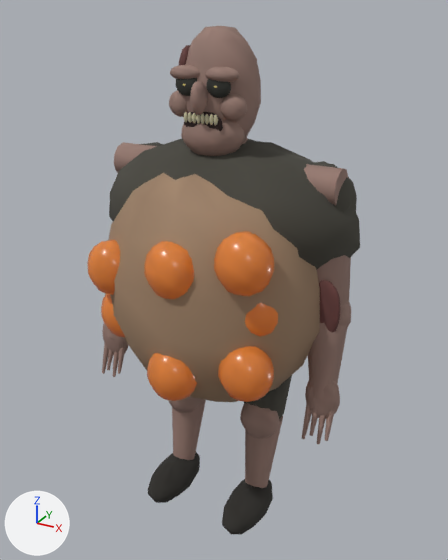
The glTF model public/assets/infected/bomber.glb as it was, and as the next commit left it.
Both versions are drawn from a 50 mm camera at (1.052, -1.953, 1.967) aimed at (0.012, -0.062, 1.022). Every picture has the same lights, and +X, +Y and +Z are marked at lower left. The first picture is the older version. Vertices at exactly the same position are counted once.

The first picture shows 'EyesAndSacs', 'Tissue', 'TornFabric'.
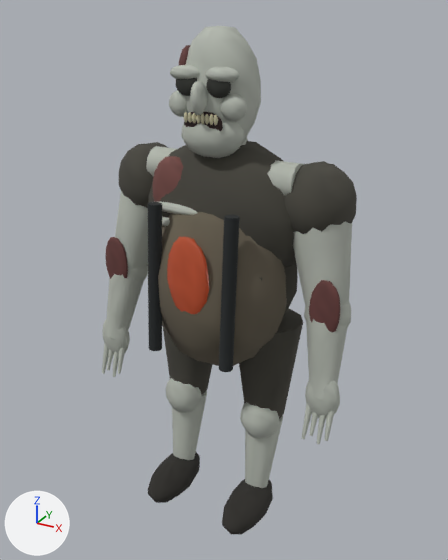
Location of each change, [x1, y1, x2, y2] in pixels of the pictures (448 x 560 px; the box of a moved part takes in the faces that stretch with it):
```json
{"object": "Tissue", "change": "reshaped", "before": [102, 26, 351, 488], "after": [102, 26, 352, 488]}
{"object": "TornFabric", "change": "reshaped", "before": [109, 138, 360, 535], "after": [119, 141, 357, 535]}
{"object": "EyesAndSacs", "change": "reshaped", "before": [87, 84, 278, 402], "after": [167, 237, 209, 314], "on screen": "78% narrower, 76% shorter"}
{"part": 1, "of": "me_mesh_0", "change": "moved or reshaped", "after": [157, 201, 197, 215], "on screen": "not visible before"}
{"part": 2, "of": "me_mesh_0", "change": "moved or reshaped", "before": [105, 142, 348, 402], "after": [146, 146, 303, 226]}
{"part": 3, "of": "me_mesh_0", "change": "recoloured", "before": [102, 26, 351, 488], "after": [102, 26, 351, 488], "on screen": "brown to grey"}
{"part": 4, "of": "me_mesh_1", "change": "added", "after": [158, 212, 287, 366], "on screen": "brown"}
{"part": 5, "of": "me_mesh_1", "change": "added", "after": [148, 202, 162, 351]}
{"part": 6, "of": "me_mesh_1", "change": "added", "after": [219, 215, 240, 372]}
{"part": 7, "of": "me_mesh_1", "change": "moved or reshaped", "before": [109, 138, 360, 270], "after": [147, 141, 298, 314]}
{"part": 8, "of": "me_mesh_2", "change": "moved or reshaped", "before": [147, 353, 197, 401], "after": [167, 237, 209, 314]}
{"part": 9, "of": "me_mesh_2", "change": "deleted", "before": [87, 84, 278, 402]}
```

Edits to the scene script, one JSON object a line:
```json
{"block": "me_mesh_0", "where": "# used by ob_tissue; location = (0.0, 0.0, 0.0)"}
{"op": "remove", "block": "me_mesh_0", "code": "me_mesh_0.from_pydata(...)  # 4365 vertices, 8448 faces; spans x -0.52..0.53, y -0.46..0.17, z 0.09..1.91"}
{"op": "add", "block": "me_mesh_0", "code": "me_mesh_0.from_pydata(...)  # 4456 vertices, 8640 faces; spans x -0.52..0.53, y -0.24..0.11, z 0.09..1.91"}
{"block": "me_mesh_0", "change": "me_mesh_0 part 1: the loose piece of 98 vertices spanning x -0.23..0.03, y -0.32..-0.26, z 1.3..1.34 is moved by (0.0, 0.1, 0.0)"}
{"block": "me_mesh_0", "change": "me_mesh_0 part 2: 66 vertices moved from x -0.3..0.0, y -0.17..-0.09, z 1.23..1.49 to x -0.25..-0.05, y -0.17..-0.09, z 1.23..1.49; 168 vertices removed from x -0.44..0.44, y -0.46..0.17, z 0.57..1.5; 161 vertices added at x -0.29..0.29, y -0.22..0.02, z 1.23..1.5"}
{"block": "me_mesh_0", "change": "me_mesh_0 part 3: 3963 kept faces spanning x -0.52..0.53, y -0.24..0.11, z 0.09..1.91 get new vertex colours; the middle colour goes from brown #95786f to grey #b2b7ad"}
{"block": "me_mesh_0", "change": "other edits to the shape of me_mesh_0 do not show in these pictures"}
{"block": "me_mesh_1", "where": "# used by ob_tornfabric; location = (0.0, 0.0, 0.0)"}
{"op": "remove", "block": "me_mesh_1", "code": "me_mesh_1.from_pydata(...)  # 770 vertices, 1374 faces; spans x -0.5..0.51, y -0.33..0.3, z 0.01..1.55"}
{"op": "add", "block": "me_mesh_1", "code": "me_mesh_1.from_pydata(...)  # 975 vertices, 1758 faces; spans x -0.48..0.48, y -0.33..0.2, z 0.01..1.55"}
{"block": "me_mesh_1", "change": "me_mesh_1 part 4: the loose piece of 105 vertices spanning x -0.5..0.51, y -0.31..0.26, z 1.01..1.55 is copied, and the copy is scaled about its middle by (0.552, 0.762, 1.26), then moved by (0.0, -0.08, -0.25); it spans x -0.28..0.28, y -0.31..0.12, z 0.69..1.37"}
{"block": "me_mesh_1", "change": "me_mesh_1 part 5: the loose piece of 50 vertices spanning x -0.3..-0.04, y -0.13..0.13, z 0.45..0.88 is copied, and the copy is multiplied about its middle by the matrix ((0.161, -0.153, 0.005), (-0.155, -0.166, -0.084), (-0.021, -0.07, -1.337)), then moved by (0.02, -0.28, 0.4); it spans x -0.17..-0.12, y -0.32..-0.24, z 0.8..1.35"}
{"block": "me_mesh_1", "change": "me_mesh_1 part 6: the loose piece of 50 vertices spanning x 0.04..0.3, y -0.13..0.13, z 0.45..0.88 is copied, and the copy is multiplied about its middle by the matrix ((0.161, 0.153, -0.005), (0.155, -0.166, -0.084), (0.021, -0.07, -1.337)), then moved by (-0.02, -0.28, 0.4); it spans x 0.12..0.17, y -0.32..-0.24, z 0.8..1.35"}
{"block": "me_mesh_1", "change": "me_mesh_1 part 7: 226 vertices moved from x -0.5..0.51, y -0.31..0.3, z 0.79..1.54 to x -0.33..0.34, y -0.21..0.2, z 0.79..1.54"}
{"block": "me_mesh_2", "where": "# used by ob_eyesandsacs; location = (0.0, 0.0, 0.0)"}
{"op": "remove", "block": "me_mesh_2", "code": "me_mesh_2.from_pydata(...)  # 987 vertices, 1920 faces; spans x -0.366..0.363, y -0.493..-0.185, z 0.699..1.747"}
{"op": "add", "block": "me_mesh_2", "code": "me_mesh_2.from_pydata(...)  # 105 vertices, 192 faces; spans x -0.084..0.086, y -0.324..-0.275, z 0.968..1.268"}
{"block": "me_mesh_2", "change": "me_mesh_2 part 8: the loose piece of 105 vertices spanning x -0.094..0.096, y -0.493..-0.325, z 0.699..0.899 is scaled about its middle by (0.895, 0.294, 1.5), then moved by (0.0, 0.109, 0.319)"}
{"block": "me_mesh_2", "change": "me_mesh_2 part 9: 9 loose pieces with 882 vertices, spanning x -0.366..0.363, y -0.49..-0.185, z 0.764..1.747, are deleted"}
```
